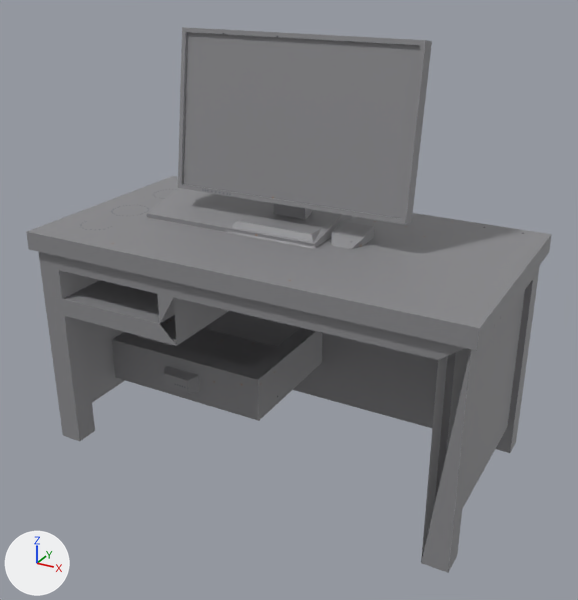
The FBX model unity/Assets/Art/BlenderBaked/prop-desk/mesh_prop-desk.fbx: old version first, new version second.
Rendered twice from a 50 mm lens placed at (1.459, -1.352, 1.237), pointed at (0.577, 0.252, 0.435). Every picture has the same lights, and +X, +Y and +Z are marked at lower left. The picture after the commit comes second. Vertices at exactly the same position are counted once.

Objects in the first picture: 'mesh_prop-desk'.
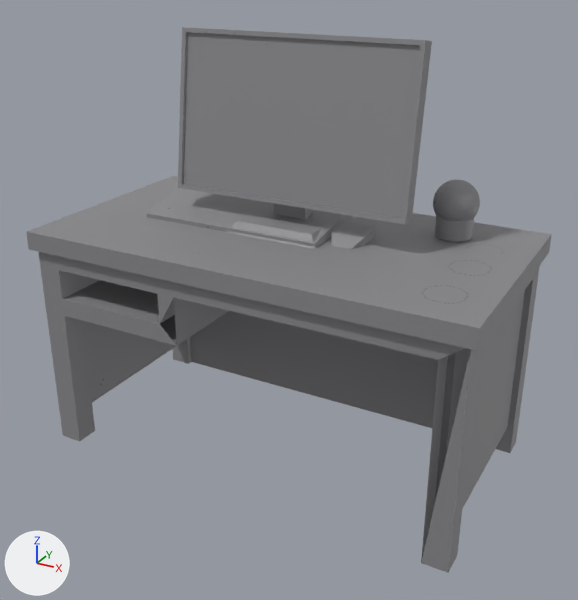
Patch to the scene script:
```diff
--- a/unity/Assets/Art/BlenderBaked/prop-desk/mesh_prop-desk.fbx.py
+++ b/unity/Assets/Art/BlenderBaked/prop-desk/mesh_prop-desk.fbx.py
@@ me_mesh_desk @@
 # used by ob_mesh_prop_desk; location = (0.0, 0.0, 0.0)
-me_mesh_desk.from_pydata(...)  # 191 vertices, 354 faces; spans x -0.016..1.124, y -0.016..0.59, z 0.0..1.062
+me_mesh_desk.from_pydata(...)  # 717 vertices, 859 faces; spans x -0.016..1.124, y -0.016..0.59, z 0.0..1.062
+# me_mesh_desk part 1: a new loose piece, a 32-sided cylinder along z spanning x 0.874..0.964, y 0.412..0.502, z 0.6..0.65, in mat_m_prop_desk (picture img_mesh_prop_desk_basecolor_png)
+# me_mesh_desk part 2: a new loose piece, a UV sphere (32 segments, 16 rings, poles along z) spanning x 0.864..0.974, y 0.402..0.512, z 0.627..0.737, in mat_m_prop_desk (picture img_mesh_prop_desk_basecolor_png)
+# me_mesh_desk part 3: the loose piece of 24 vertices spanning x 0.062..0.536, y 0.135..0.56, z 0.119..0.24 is deleted
+# other edits to the shape of me_mesh_desk do not show in these pictures
 me_mesh_desk.materials.append(mat_m_prop_desk)
```

Changed parts and their boxes (x1, y1, x2, y2) in the pictures (578 x 600 px):
part 1 of me_mesh_desk, added: after (435, 216, 474, 242)
part 2 of me_mesh_desk, added: after (433, 180, 480, 221)
part 3 of me_mesh_desk, deleted: before (112, 311, 323, 421)
